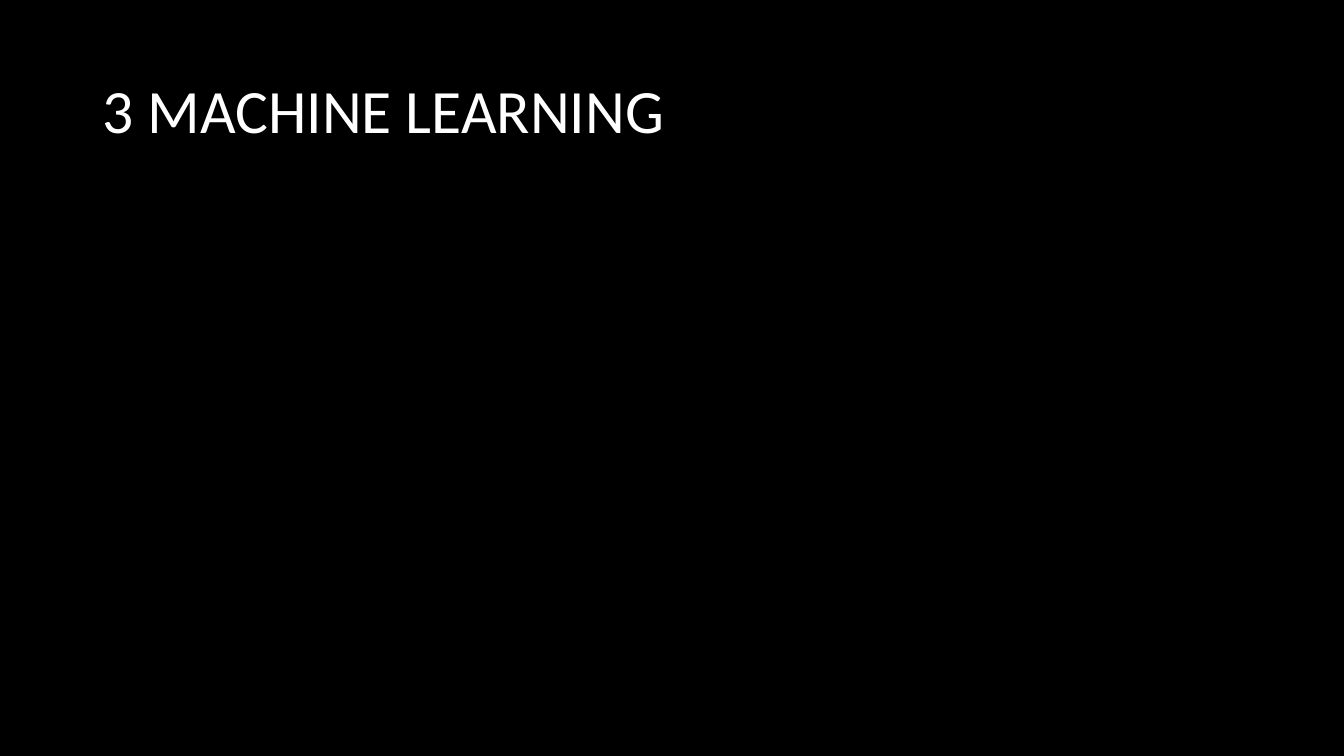
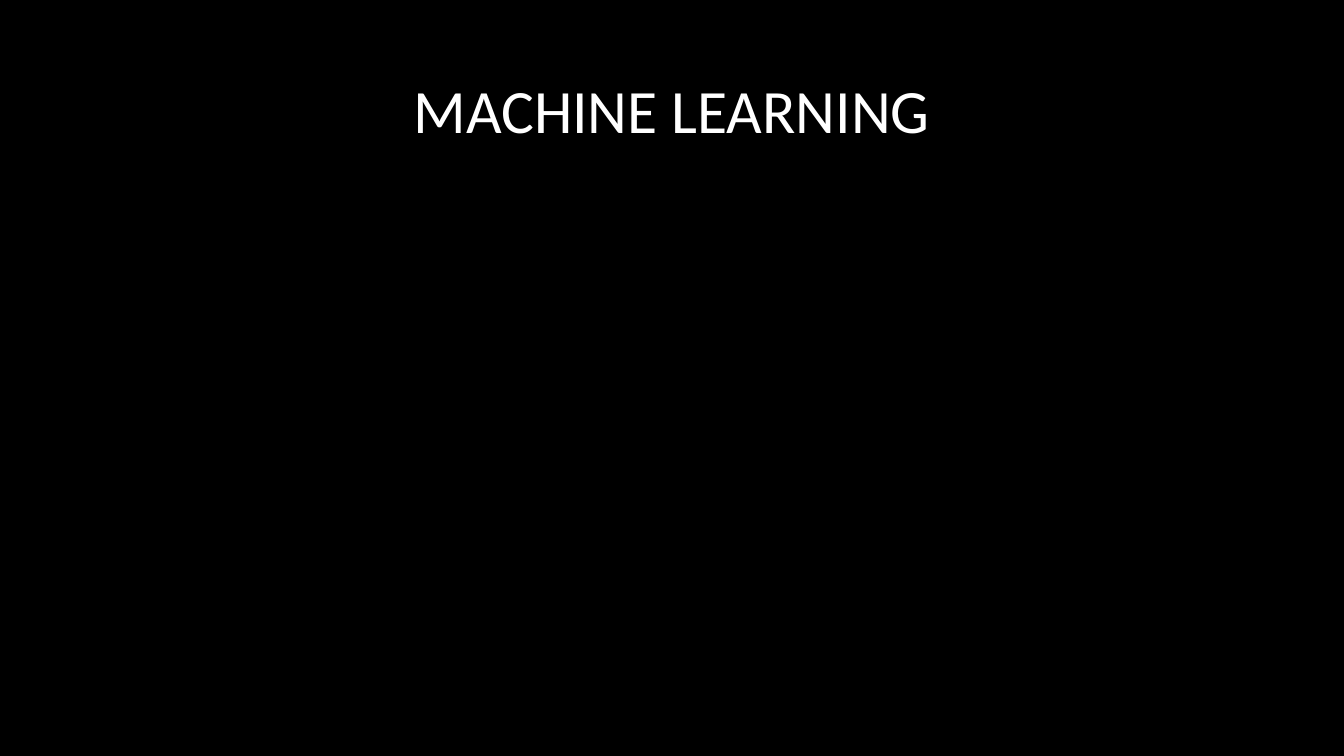
Before and after one commit to rndmized/AI-in-gaming-research, a slide deck: slide 9 of Presentation/AI in Video Games.pptx. Drawn at 1344x756 pixels with LibreOffice and Linux fonts; fonts in the diff are those of the drawing. Boxes give left, top, right and bottom in pixels: in the first picture for what was removed or moved away, otherwise in the second. Text is boxed around its words. In the diff, an @@ line names an element or a change of style, - is before the commit and + after.

```diff
--- a/Presentation/AI in Video Games.pptx
+++ b/Presentation/AI in Video Games.pptx
@@ title at (x1=413, y1=93, x2=930, y2=134): text changed @@
-3 MACHINE LEARNING
+MACHINE LEARNING
```
Also in this commit, not shown: 8 other slides changed, 1 slide added, 1 slide removed, 6 other files.
